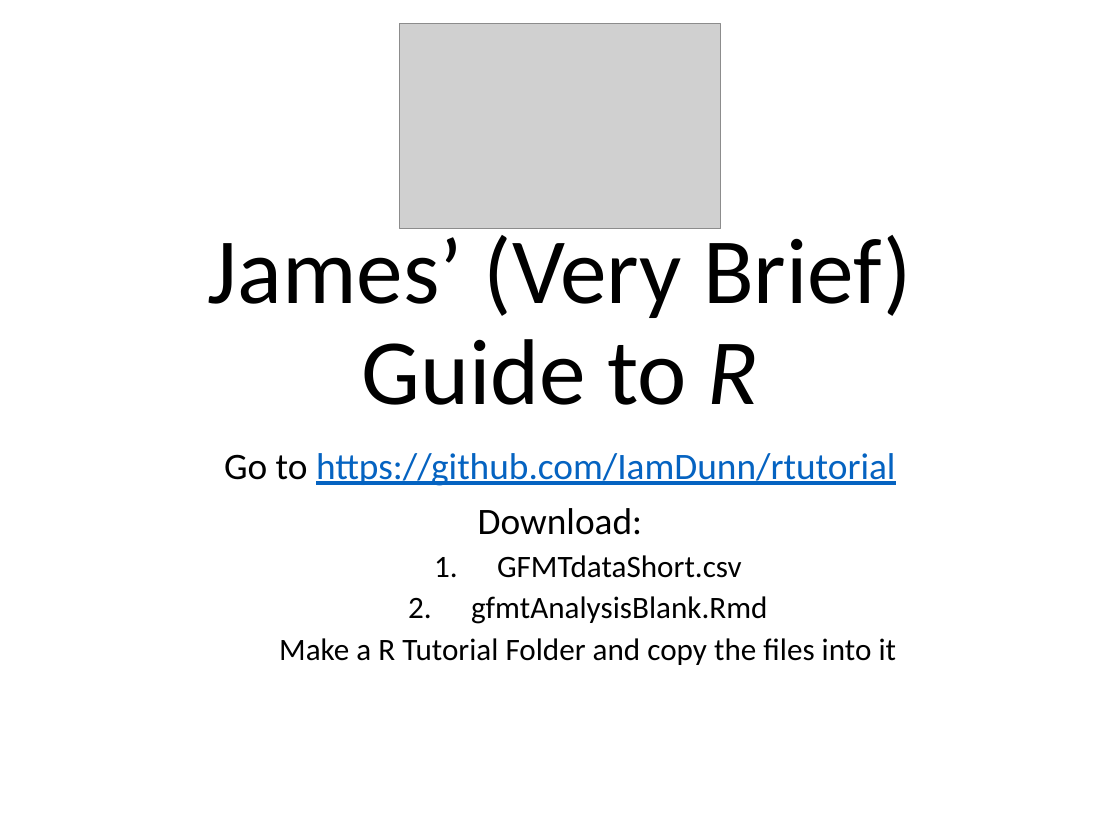
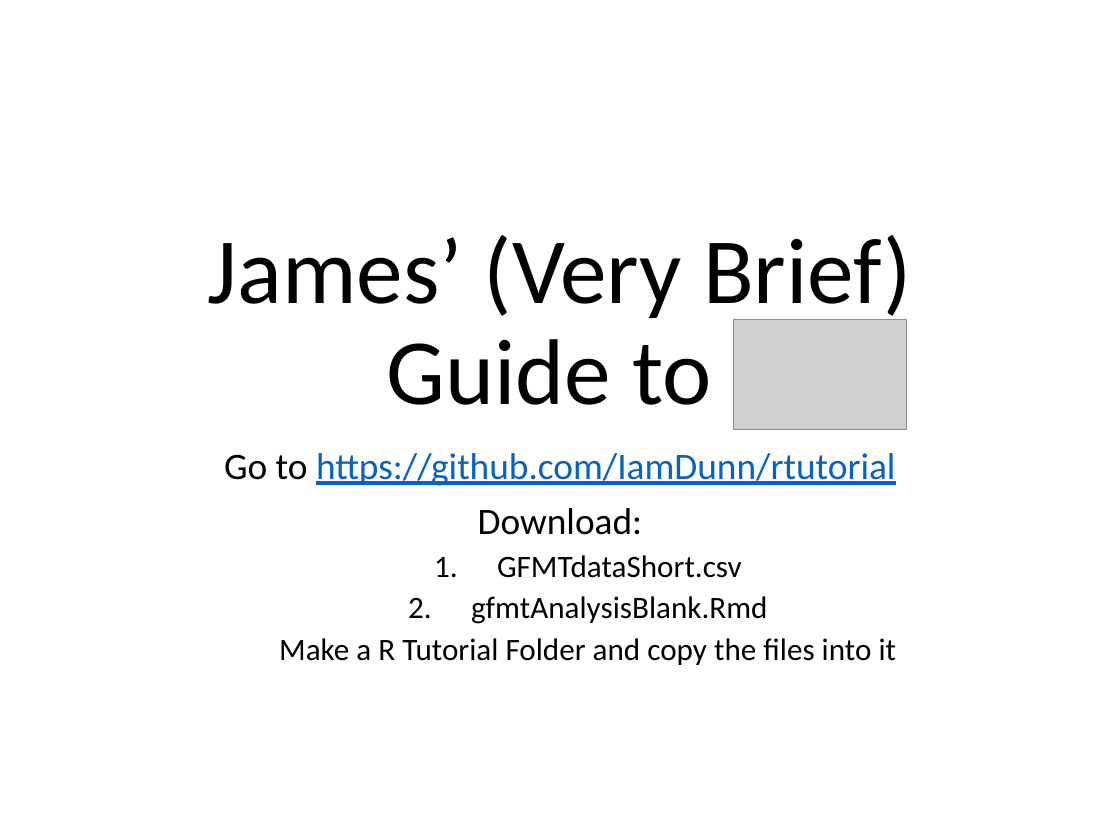
Before and after one commit to IamDunn/rtutorial, a slide deck: slide 1 of R Tutorial.pptx. Drawn at 1120x840 pixels with LibreOffice and Linux fonts; fonts in the diff are those of the drawing; grey boxes stand for pictures. Boxes give left, top, right and bottom in pixels: in the first picture for what was removed or moved away, otherwise in the second. Text is boxed around its words. In the diff, an @@ line names an element or a change of style, - is before the commit and + after.

```diff
--- a/R Tutorial.pptx
+++ b/R Tutorial.pptx
@@ title at box(208, 235, 911, 405): text changed @@
-James’ (Very Brief) Guide to R
+James’ (Very Brief) Guide to
@@ picture: place and size @@
-picture at box(400, 24, 721, 228)
+picture at box(734, 319, 906, 429)
```
Also in this commit, not shown: 2 other slides changed.
